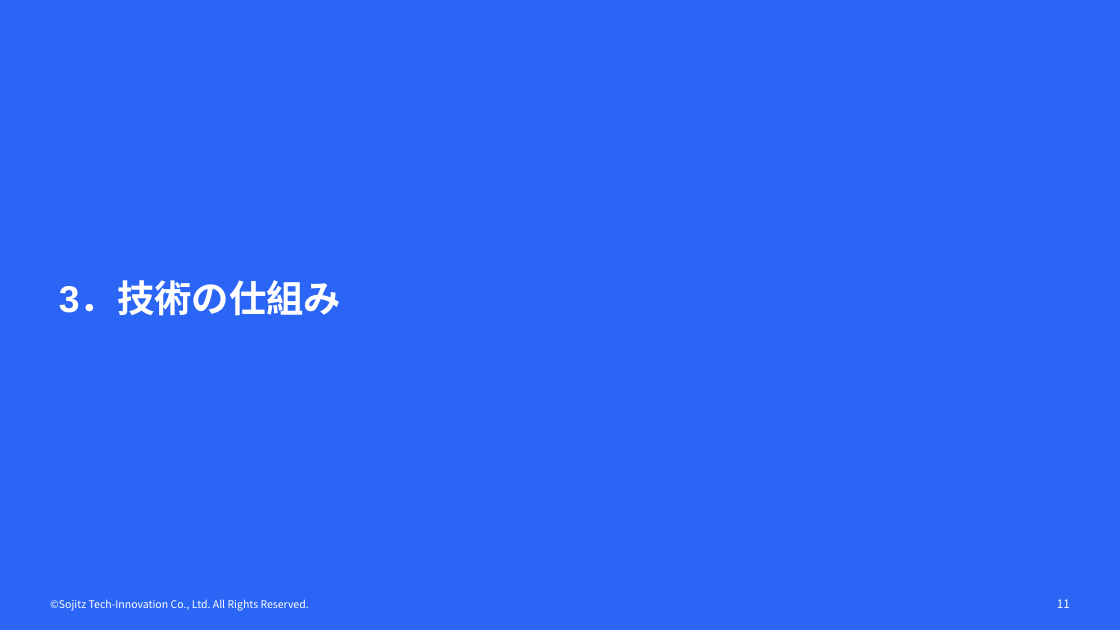
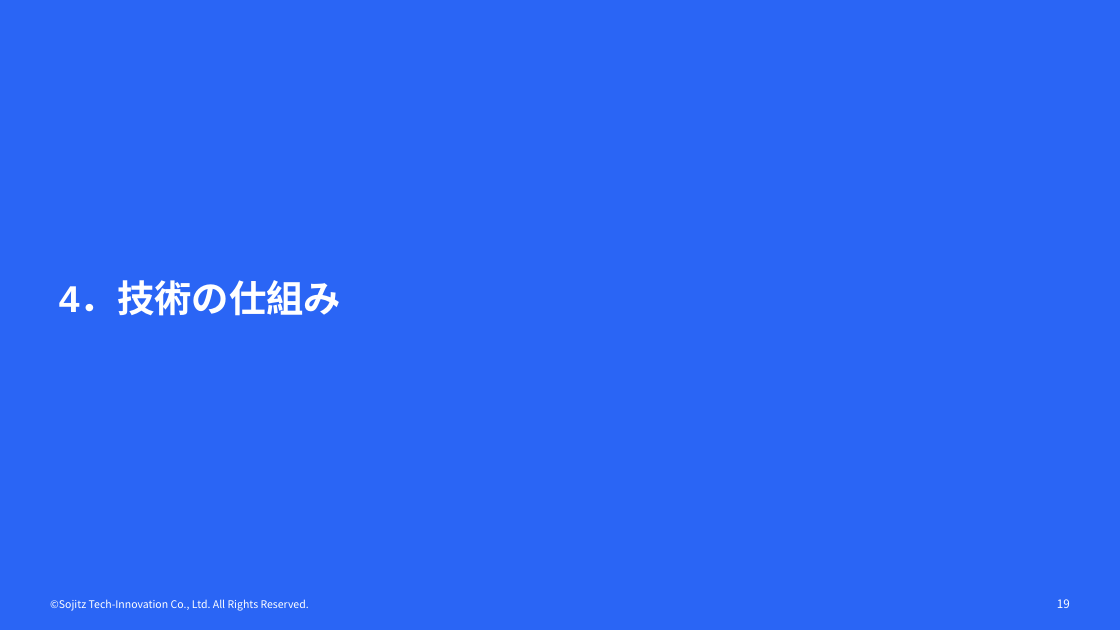
Before and after one commit to yktashiro2/aap, a slide deck: slide 19 of docs/フィジカルAI勉強会.pptx (slide 11 before the commit). Drawn at 1120x630 pixels with LibreOffice and Linux fonts; fonts in the diff are those of the drawing; background and template pictures are left out. Boxes give left, top, right and bottom in pixels: in the first picture for what was removed or moved away, otherwise in the second. Text is boxed around its words. In the diff, an @@ line names an element or a change of style, - is before the commit and + after.

```diff
--- a/docs/フィジカルAI勉強会.pptx
+++ b/docs/フィジカルAI勉強会.pptx
@@ title at (x1=59, y1=283, x2=341, y2=316): text changed @@
-3．技術の仕組み
+4．技術の仕組み
@@ page number at (x1=1057, y1=599, x2=1070, y2=608): text changed @@
-11
+19
```
Also in this commit, not shown: 6 other slides changed, 10 slides added.
